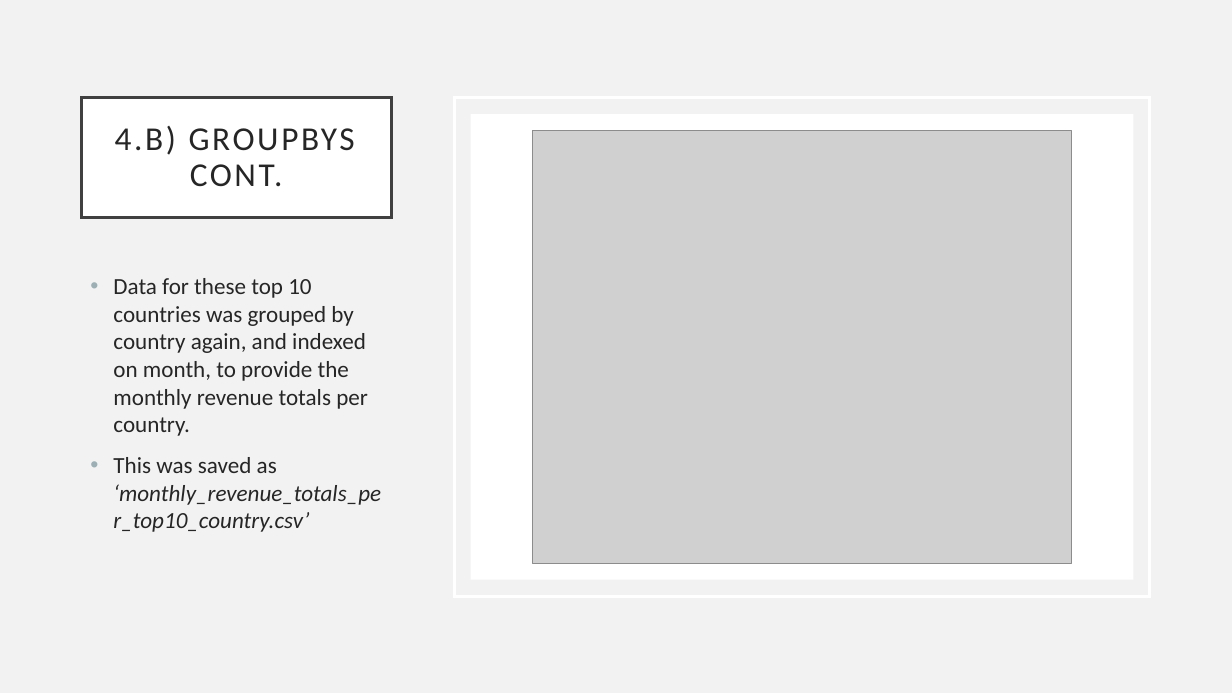
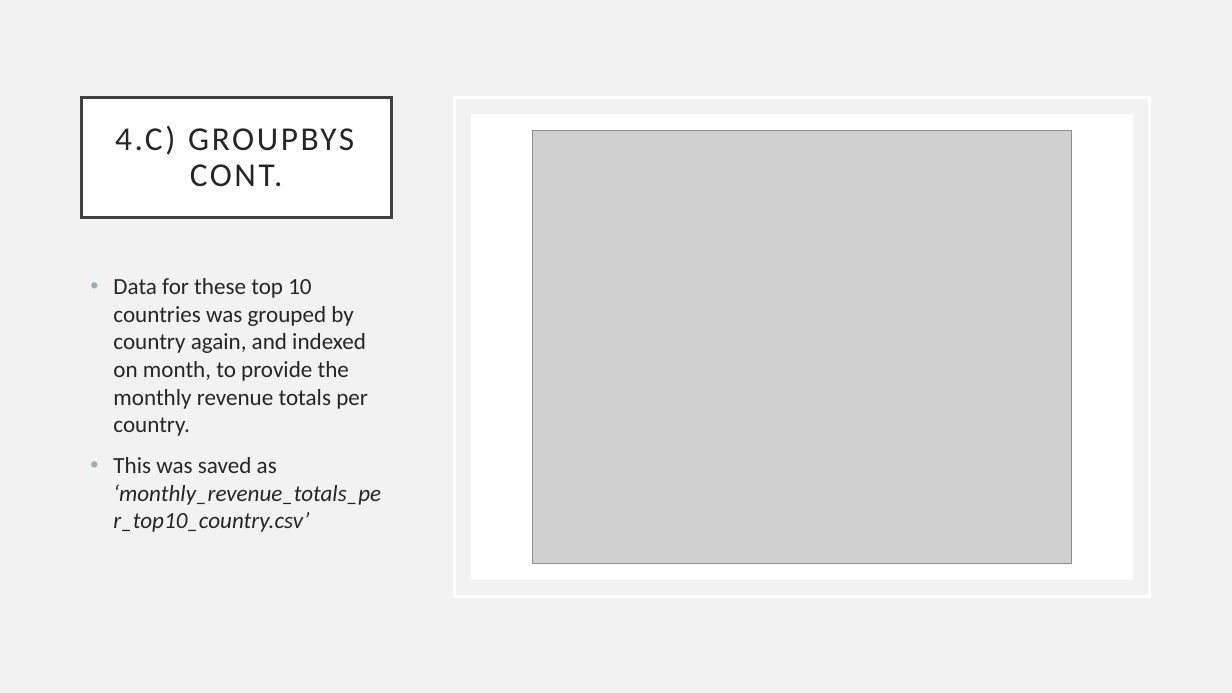
Before and after one commit to richardcure/capstone, a slide deck: slide 13 of Part 1 Data Investigation/AAVAiL Revenue Prediction - Data Investigation Summary.pptx (slide 12 before the commit). Drawn at 1232x693 pixels with LibreOffice and Linux fonts; fonts in the diff are those of the drawing; grey boxes stand for pictures. Boxes give left, top, right and bottom in pixels: in the first picture for what was removed or moved away, otherwise in the second. Text is boxed around its words. In the diff, an @@ line names an element or a change of style, - is before the commit and + after.

```diff
--- a/Part 1 Data Investigation/AAVAiL Revenue Prediction - Data Investigation Summary.pptx
+++ b/Part 1 Data Investigation/AAVAiL Revenue Prediction - Data Investigation Summary.pptx
@@ title at [115,126,354,186]: text changed @@
-4.B) GROUPBYS CONT.
+4.C) GROUPBYS CONT.
```
Also in this commit, not shown: 9 other slides changed, 6 slides added, 1 slide removed, 1 other file.
